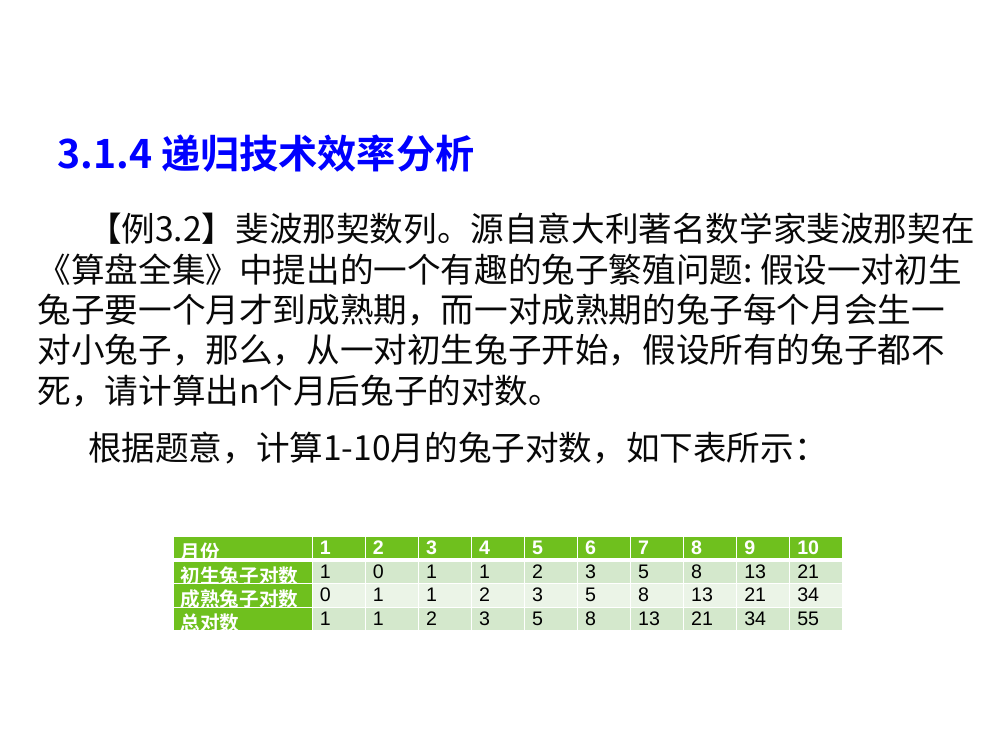
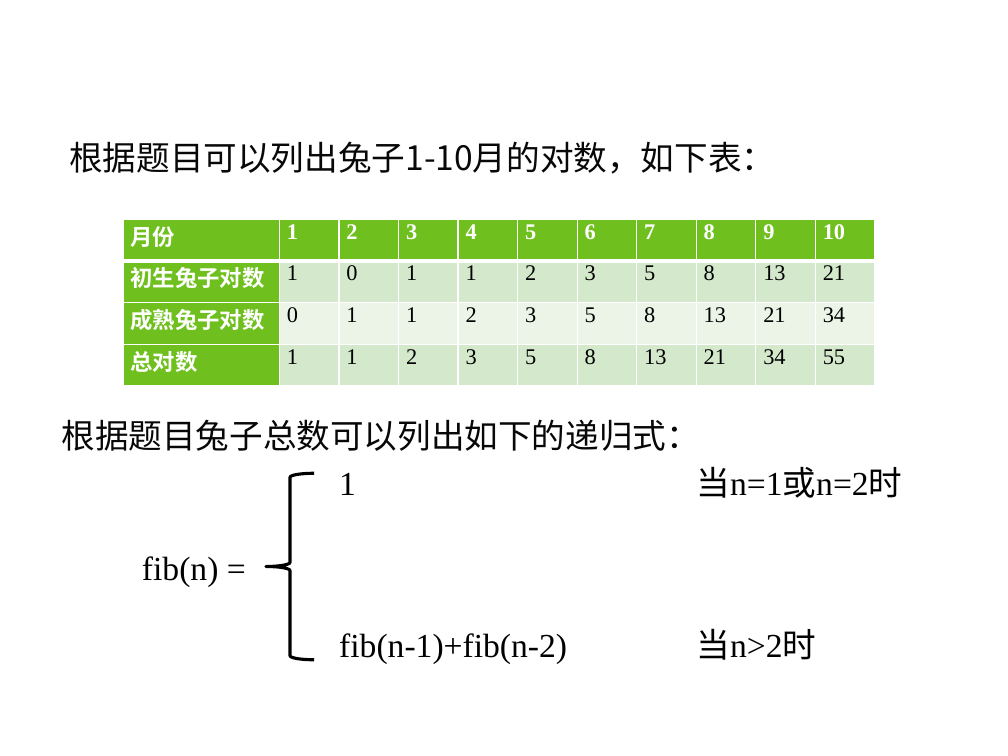
Before and after one commit to liutongling/DP, a slide deck: slide 10 of file/第3章 分治法计.pptx. Drawn at 1008x756 pixels with LibreOffice and Linux fonts; fonts in the diff are those of the drawing; background and template pictures are left out. Boxes give left, top, right and bottom in pixels: in the first picture for what was removed or moved away, otherwise in the second. Text is boxed around its words. In the diff, an @@ line names an element or a change of style, - is before the commit and + after.

```diff
--- a/file/第3章 分治法计.pptx
+++ b/file/第3章 分治法计.pptx
@@ text removed at (58,134,474,172) @@
-3.1.4 递归技术效率分析
@@ text added at (69,141,775,174), 24 pt, text #080808 @@
+根据题目可以列出兔子1-10月的对数，如下表：
@@ text removed at (38,212,975,464) @@
-【例3.2】斐波那契数列。源自意大利著名数学家斐波那契在《算盘全集》中提出的一个有趣的兔子繁殖问题: 假设一对初生兔子要一个月才到成熟期，而一对成熟期的兔子每个月会生一对小兔子，那么，从一对初生兔子开始，假设所有的兔子都不死，请计算出n个月后兔子的对数。
-根据题意，计算1-10月的兔子对数，如下表所示：
@@ table at (123,219,874,385) @@
@@ size 14 to 16 pt, font Arial to Times New Roman @@
@@ table: place and size @@
-table at (173,536,847,640)
+table at (123,219,874,385)
@@ text added at (61,419,699,451), 24 pt, text #080808 @@
+根据题目兔子总数可以列出如下的递归式：
@@ left brace added at (266,474,314,660), outline #000000 2.25 pt @@
@@ text added at (339,473,567,663), 24 pt, text #000000 @@
+1
+fib(n-1)+fib(n-2)
@@ text added at (696,466,902,660), 24 pt, text #000000 @@
+当n=1或n=2时
+当n>2时
@@ text added at (142,556,219,586), 24 pt, text #000000 @@
+fib(n) =
```
Also in this commit, not shown: 1 other slide changed, 4 slides added, 2 slides removed.
